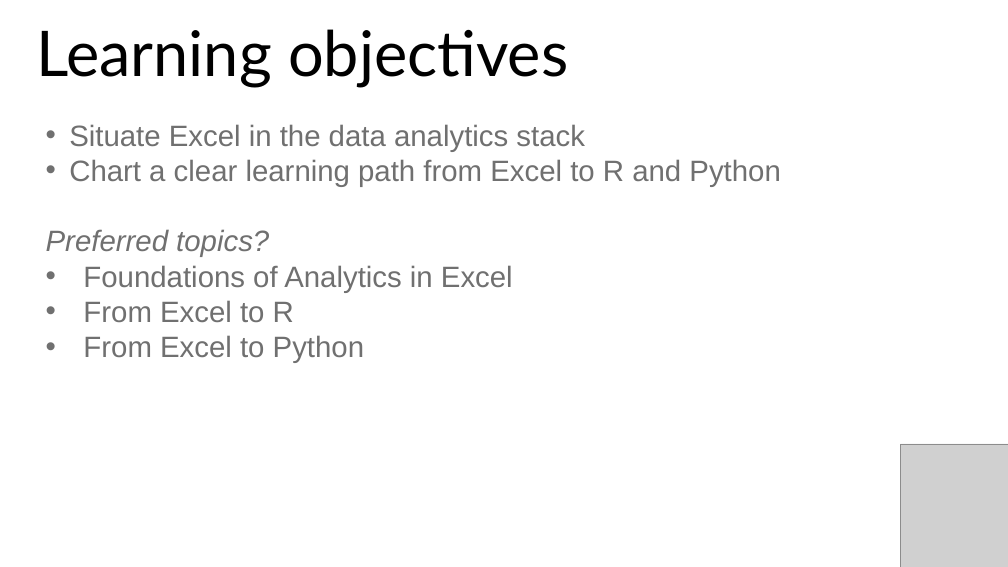
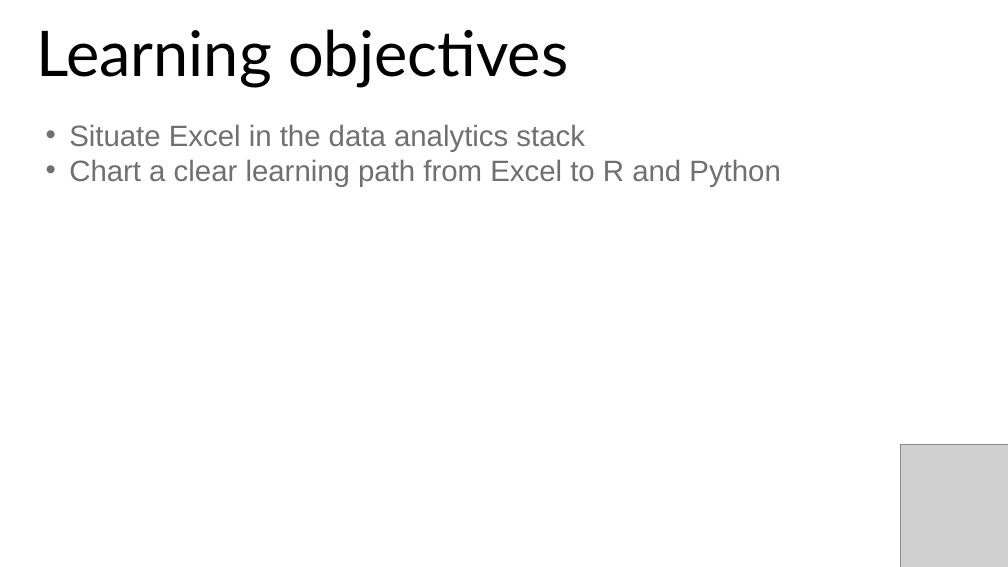
Before and after one commit to stringfestdata/advancing-into-analytics-ps-meetup, a slide deck: slide 3 of advancing-into-analytics-presentation.pptx. Drawn at 1008x567 pixels with LibreOffice and Linux fonts; fonts in the diff are those of the drawing; grey boxes stand for pictures. Boxes give left, top, right and bottom in pixels: in the first picture for what was removed or moved away, otherwise in the second. Text is boxed around its words. In the diff, an @@ line names an element or a change of style, - is before the commit and + after.

```diff
--- a/advancing-into-analytics-presentation.pptx
+++ b/advancing-into-analytics-presentation.pptx
@@ text at (46,229,513,363): paragraphs removed @@
-Preferred topics?
-• Foundations of Analytics in Excel
-• From Excel to R
-• From Excel to Python
```
Also in this commit, not shown: 3 other slides changed, 2 slides added.
